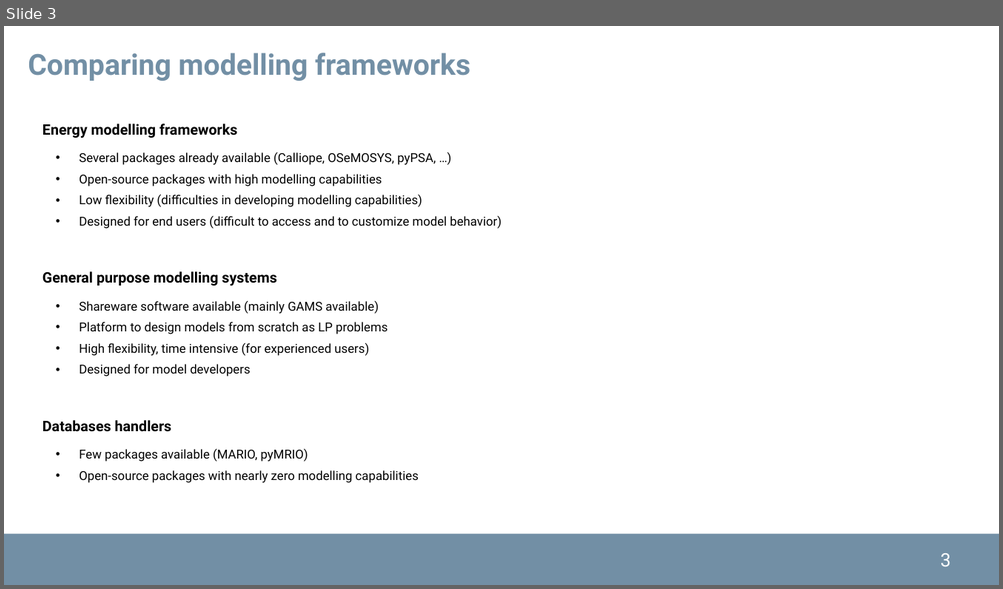
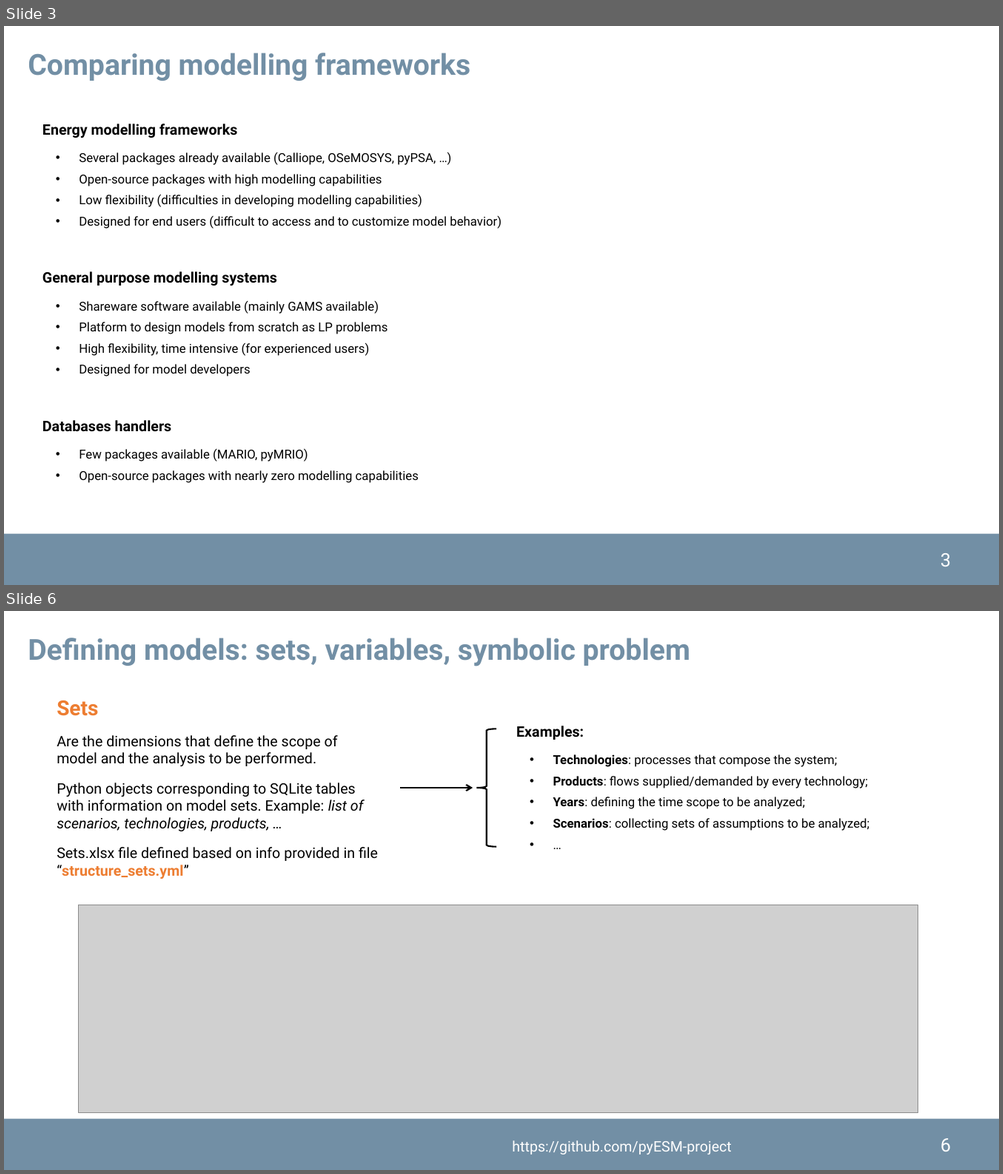
Before and after one commit to pyESM-project/pyesm, a slide deck: doc/pyesm.pptx. Shown one above the other, each under a label of ours: slide 3 before the commit, slides 3 and 6 after it; the slides between them are not shown. The pictures are 1003x589 and 1003x1174 pixels, drawn with LibreOffice and Linux fonts; fonts in the diff are those of the drawing; grey boxes stand for pictures; background and template pictures are left out. Boxes give left, top, right and bottom in pixels: in the first picture for what was removed or moved away, otherwise in the second. Text is boxed around its words. In the diff, an @@ line names an element or a change of style, - is before the commit and + after.

```diff
--- a/doc/pyesm.pptx
+++ b/doc/pyesm.pptx
@@ slide 6 added at [4, 611, 999, 1170], background #FFFFFF; not listed: 2 template elements that a slide beside it also shows @@
@@ text added at [28, 638, 690, 667], 28 pt, text #728FA5, bold @@
+Defining models: sets, variables, symbolic problem
@@ text added at [57, 701, 378, 879], 14 pt, text #000000 @@
+Sets
+Are the dimensions that define the scope of model and the analysis to be performed.
+Python objects corresponding to SQLite tables with information on model sets. Example: list of scenarios, technologies, products, …
+Sets.xlsx file defined based on info provided in file “structure_sets.yml”
@@ right brace added at [476, 729, 496, 847], outline #000000 1.5 pt @@
@@ text added at [516, 726, 870, 831], 12 pt, text #000000 @@
+Examples:
+  • Technologies: processes that compose the system;
+  • Products: flows supplied/demanded by every technology;
+  • Years: defining the time scope to be analyzed;
+  • Scenarios: collecting sets of assumptions to be analyzed;
+  • …
@@ arrow added from (400, 788) to (472, 788), #000000 1.5 pt @@
@@ picture added at [79, 906, 918, 1114] @@
@@ text added at [512, 1141, 731, 1155], 14 pt, text #FFFFFF @@
+https://github.com/pyESM-project
```
Also in this commit, not shown: 9 slides changed, 23 other slides added, 5 other files.
